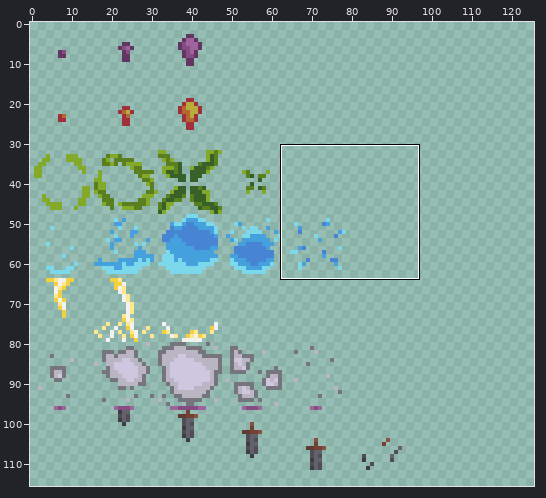
One commit to this pixel-art file: Assets/Sprites/atlas - spells.aseprite. The picture above shows the old version from afar; the outline marks the close-up.
Close-up. The starting point:
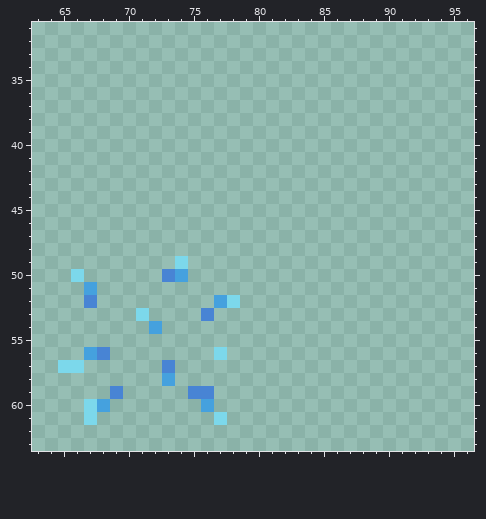
128x128 pixels, 1 frame. Colours within 5 levels of each other are drawn and written as one. Shown: x 63..96, y 31..63. The wide view leaves out empty margins. The commit also changed other parts of the picture, which this record leaves out.
And afterwards:
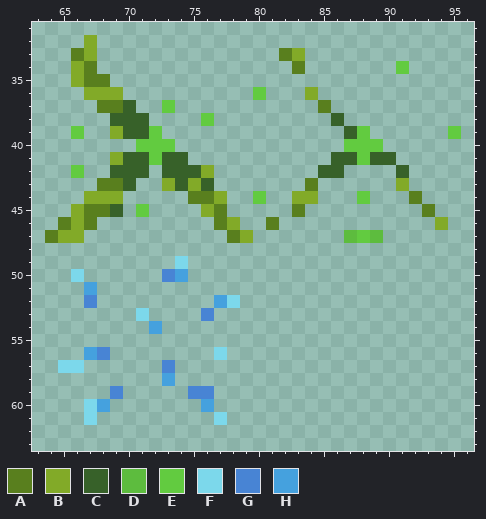
Palette (. is transparent): A #597f1e  B #82aa28  C #376129  D #5dbc3e  E #62cb40  F #7cd8eb  G #4884d4  H #45a1de
The edit:
@@ x 63..96 @@
 31 ..................................
-32 ..................................
-33 ..................................
-34 ..................................
-35 ..................................
-36 ..................................
-37 ..................................
-38 ..................................
-39 ..................................
-40 ..................................
-41 ..................................
-42 ..................................
-43 ..................................
-44 ..................................
-45 ..................................
-46 ..................................
-47 ..................................
+32 ....B.............................
+33 ...AB..............AB.............
+34 ...BA...............A.......E.....
+35 ...BAA............................
+36 ....BBB..........E...B............
+37 .....AAC..E...........A...........
+38 ......CCC....E.........C..........
+39 ...E..BCCE..............CE......E.
+40 ........EEE.............EEE.......
+41 ......BCCECC...........CCECC......
+42 ...E..CCC.CCCB........CC....C.....
+43 .....AAC..BCBC.......A......B.....
+44 ....BBB.....AAB..E..BB...E...A....
+45 ...BAAC.E....BA.....A.........A...
+46 ..ABA.........AB..A............B..
+47 .ABB...........AB.......DED.......
 48 ..................................
Boxes around the changes in both close-ups, in picture pixels (x1, y1, x2, y2):
added: (45, 35, 461, 243)
